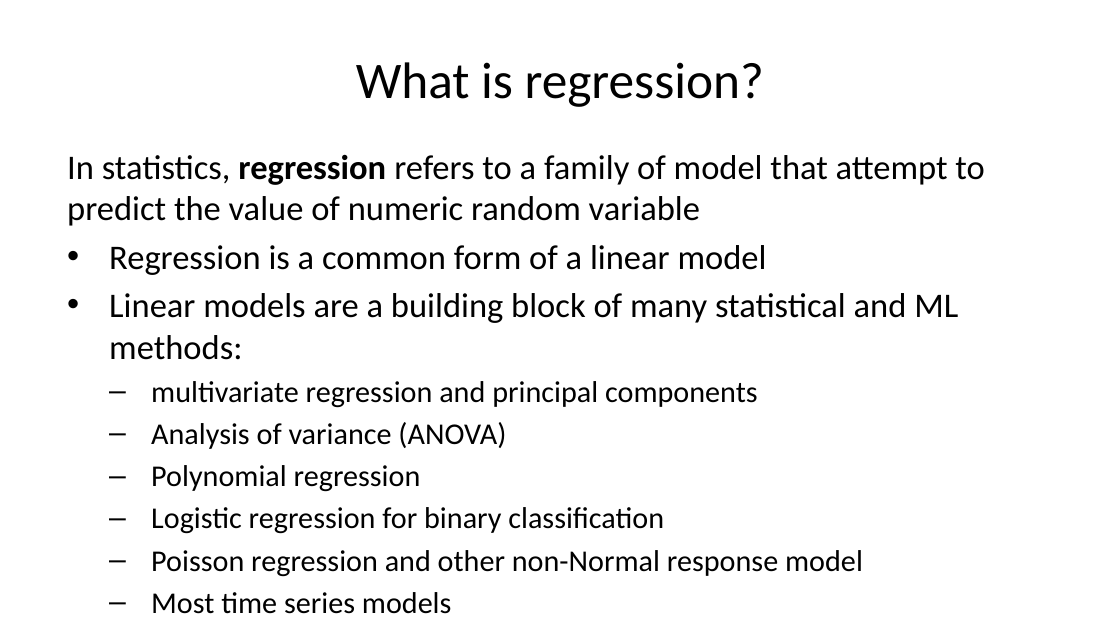
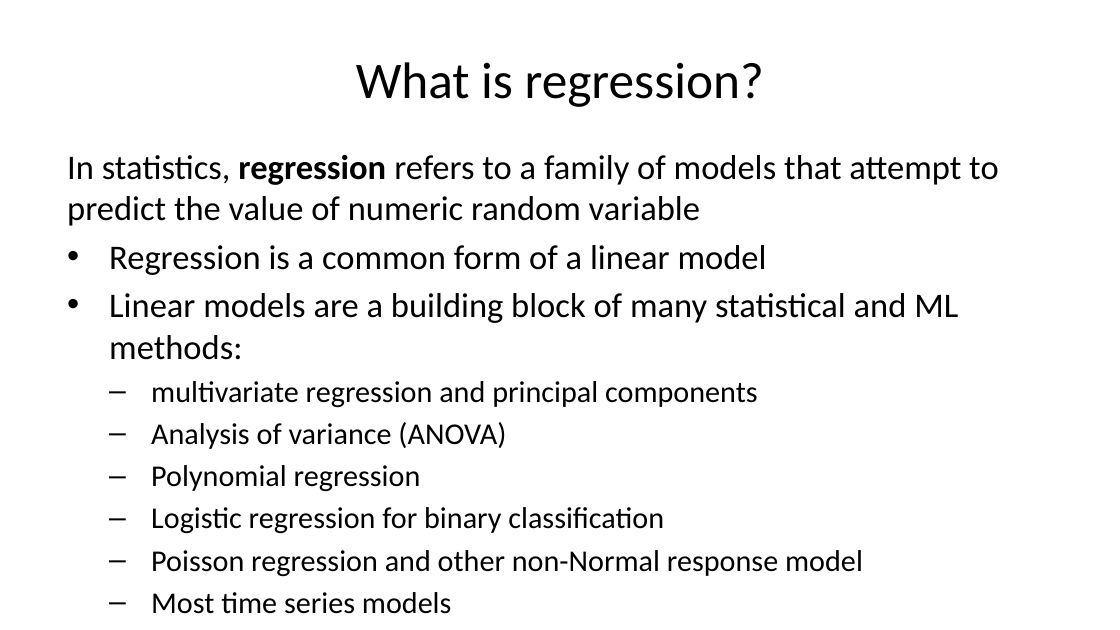
Before and after one commit to StephenElston/CSCI-E-83, a slide deck: slide 6 of LectureSlides/08_IntroductionToLinearModels.pptx (slide 7 before the commit). Drawn at 1120x630 pixels with LibreOffice and Linux fonts; fonts in the diff are those of the drawing. Boxes give left, top, right and bottom in pixels: in the first picture for what was removed or moved away, otherwise in the second. Text is boxed around its words. In the diff, an @@ line names an element or a change of style, - is before the commit and + after.

```diff
--- a/LectureSlides/08_IntroductionToLinearModels.pptx
+++ b/LectureSlides/08_IntroductionToLinearModels.pptx
@@ text at bbox=[67, 154, 998, 226]: text changed @@
-In statistics, regression refers to a family of model that attempt to predict the value of numeric random variable
+In statistics, regression refers to a family of models that attempt to predict the value of numeric random variable
```
Also in this commit, not shown: 13 other slides changed, 1 slide added, 1 slide removed.
